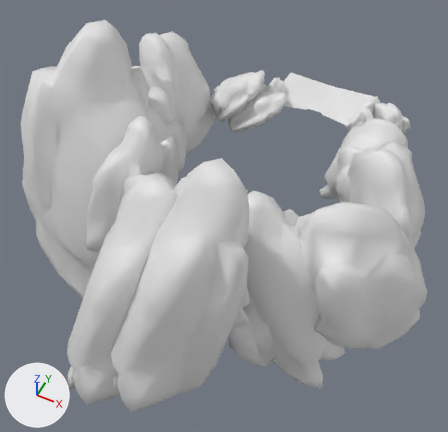
A saved change to the FBX model Assets/environnement/models/forestFloor_end.fbx.
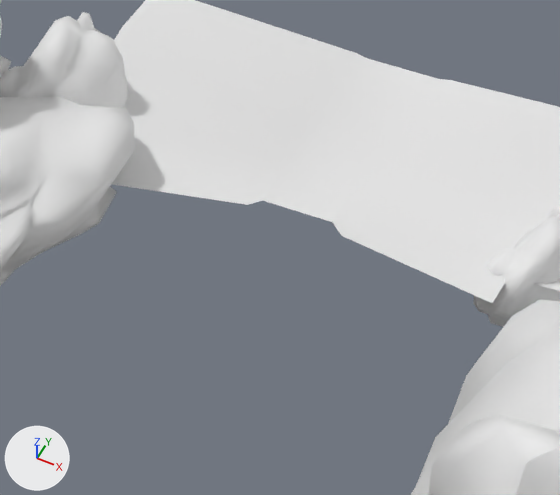
Old and new are each drawn whole from a 50 mm camera at (52.4, -171.2, 142.4) aimed at (-6.5, -53.4, -4.9) and again close up on the part from 59% to 80% of the width and 17% to 37% of the height. The axes (+X, +Y, +Z) are drawn at lower left. The lights are the same throughout. Materials are left out; every surface is plain grey. Where no turn or scale is listed for an object, it has been applied to the vertices.

In view in the first close-up: 'polySurface55', 'rock_Swamp_026', 'rock_Swamp_033', 'rock_Swamp_034', 'rock_Swamp_040', 'rock_Swamp_057', 'rock_Swamp_063'.
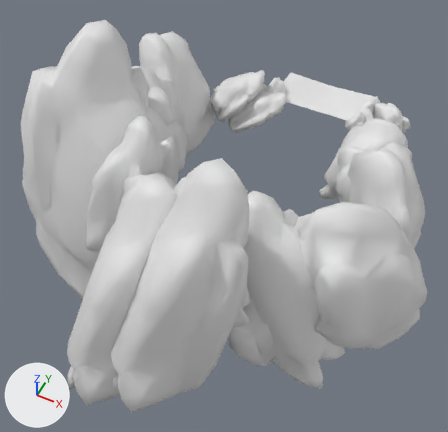
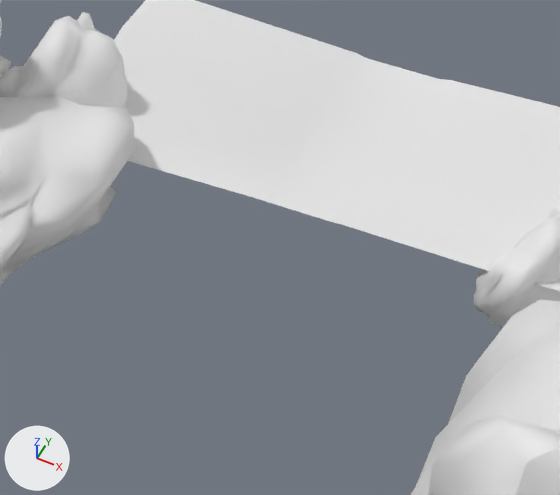
The change in detail:
me_mesh_024 has 54 vertices, 40 faces and spans x -20.8..15.6, y -22.0..0.0, z 0.0..1.7.
me_mesh_024 is used by ob_polysurface55; location (2.59, 30.76, -8.13).
Verts and faces of me_mesh_024; kept vertices keep their numbers, new ones are numbered from 54.
Before the commit, vertices of me_mesh_024: 0 (11.2, -21.8, 0.9) at pixel (492, 303), 1 (-0.8, -18.7, 0.9) at pixel (331, 221), 2 (11.2, -18.7, 0.7), 3 (-0.9, -18.5, 0.7) at pixel (331, 222), 4 (0.3, -19.8, 0.9) at pixel (341, 235).
Before the commit, vertices of me_mesh_024: 5 (-0.2, -18.5, 0.7) at pixel (341, 224).
Before the commit, vertices of me_mesh_024: 6 (-5.5, -18.8, 1.0) at pixel (262, 200), 9 (-6.2, -19.8, 1.1) at pixel (247, 204), 10 (-6.3, -18.7, 0.9) at pixel (252, 197), 11 (-15.1, -21.9, 1.2), 12 (-15.2, -18.8, 0.9).
Part 1, on me_mesh_024:
Vertices deleted: 0, 1, 4 (with the faces that use them).
Part 2, on me_mesh_024:
Vertices deleted: 9 (with the faces that use them).

What differs and where, as boxes [x1, y1, x2, y2] in the close-ups (560 x 495 px):
'polySurface55', reshaped: before [112, 0, 560, 303]; after [114, 0, 560, 291]
part 1 of me_mesh_024, deleted: before [332, 222, 505, 303]
part 2 of me_mesh_024, deleted: before [112, 161, 263, 205]
